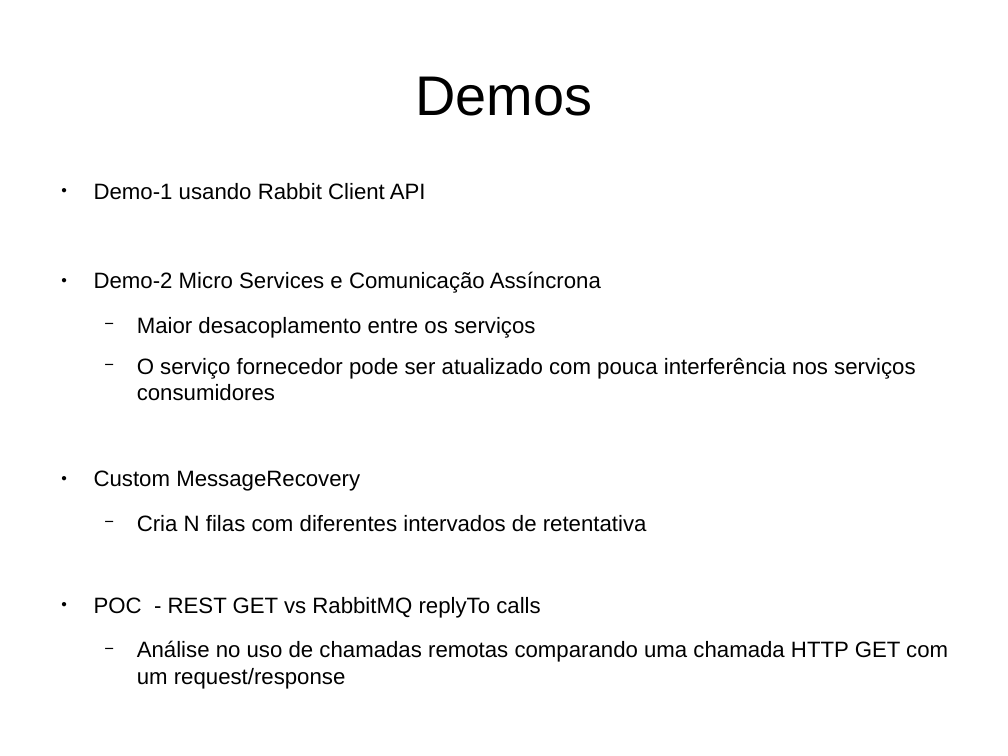
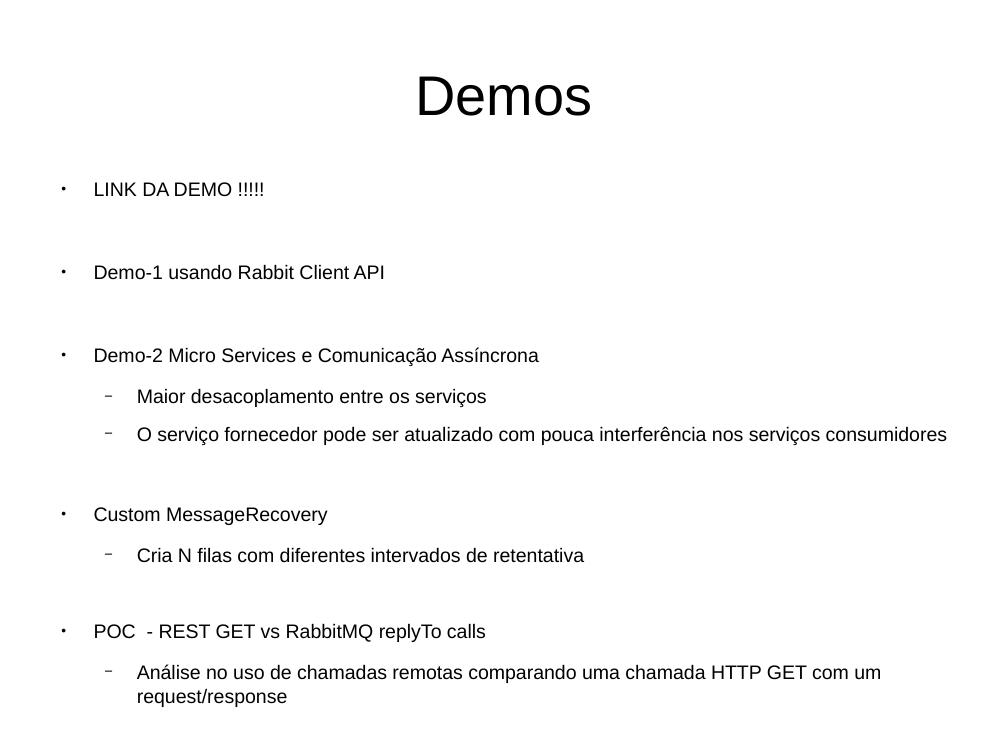
Before and after one commit to liuendy/spring-rabbit-demo, a slide deck: slide 21 of presentation/presentation2.odp. Drawn at 1008x756 pixels with LibreOffice and Linux fonts; fonts in the diff are those of the drawing. Boxes give left, top, right and bottom in pixels: in the first picture for what was removed or moved away, otherwise in the second. Text is boxed around its words. In the diff, an @@ line names an element or a change of style, - is before the commit and + after.

```diff
--- a/presentation/presentation2.odp
+++ b/presentation/presentation2.odp
@@ text at [94,182,233,197]: paragraph added @@
+● LINK DA DEMO !!!!!
@@ text at [94,264,947,707]: size 17.5 to 15.4 pt @@
```
Also in this commit, not shown: 1 other slide changed, 6 other files.
